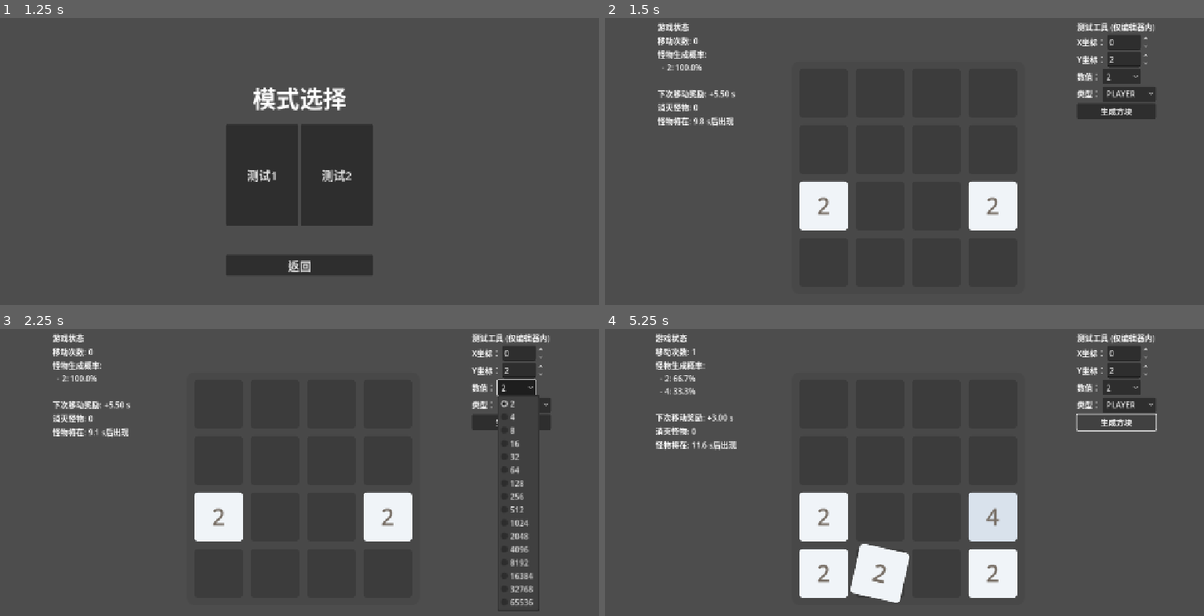
Above: before the commit, frames 1-4 (two rows, left to right).
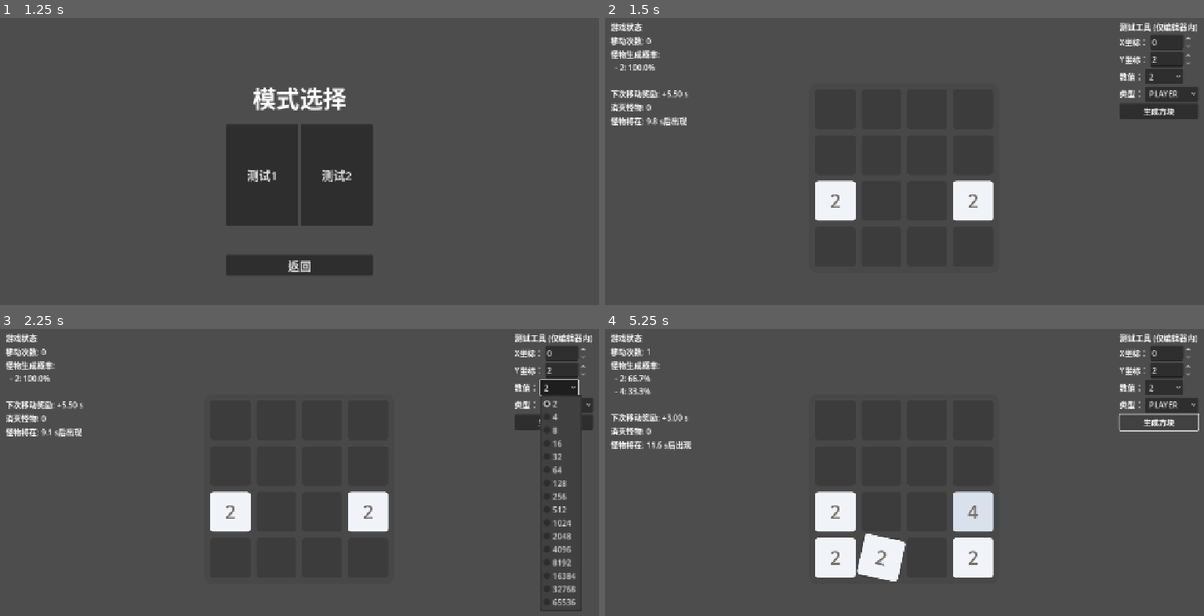
Above: after the commit, the same moments.

Repository: C76GN/2048-all-in-one
Game: Godot game, scene res://scenes/main_menu.tscn
The game is run twice, just before and just after one commit, with the same random seed, the same clock (stepped at 60 frames per second) and the same inputs.
Inputs:
- Up to frame 1 (1.25 s): click "开始游戏" at 0.5 s
- Up to frame 2 (1.5 s): click "测试1" at 1.25 s
- Up to frame 3 (2.25 s): click "2" at 2 s
- Up to frame 4 (5.25 s): click "PLAYER" at 2.75 s; click "生成方块" at 3.5 s; tap Enter at 4.25 s; hold D (move_right) 4.28-5.03 s; tap Space at 5 s; hold S (move_down) from 5.03 s (still down)

Frame 1 is identical in both runs. In frame 2, 8.3% of the frame differs, in the area x 1-99%, y 1-75%; in frame 3, 9.3%; in frame 4, 12%, in the area x 1-100%, y 1-96%.

Commit message:
Improve UI scaling and layout for game board and menus
Refactored game_board.gd to dynamically scale and center the board based on container size, ensuring proper layout on window resize. Updated HUD, test_mode_1, game_over_menu, and pause_menu scenes for better anchoring, sizing, and button appearance. Pause menu confirmation dialog is now unresizable and borderless for improved UX.

Diff:
--- a/scenes/HUD.tscn
+++ b/scenes/HUD.tscn
@@ -3,7 +3,12 @@
 [ext_resource type="Script" uid="uid://c3xlbn570oc40" path="res://scripts/ui/hud.gd" id="1_qpvh6"]
 
 [node name="VBoxContainer" type="VBoxContainer"]
-size_flags_horizontal = 4
+anchors_preset = 15
+anchor_right = 1.0
+anchor_bottom = 1.0
+grow_horizontal = 2
+grow_vertical = 2
+size_flags_horizontal = 3
 size_flags_vertical = 3
 script = ExtResource("1_qpvh6")
 
--- a/scenes/modes/test_mode_1.tscn
+++ b/scenes/modes/test_mode_1.tscn
@@ -48,35 +48,33 @@
 unique_name_in_owner = true
 layout_mode = 2
 
-[node name="BoardHolder" type="CenterContainer" parent="MarginContainer/MainLayoutContainer"]
-layout_mode = 2
-size_flags_horizontal = 4
-size_flags_vertical = 6
-
-[node name="GameBoard" type="Control" parent="MarginContainer/MainLayoutContainer/BoardHolder"]
+[node name="GameBoard" type="Control" parent="MarginContainer/MainLayoutContainer"]
 unique_name_in_owner = true
 layout_mode = 2
+size_flags_horizontal = 3
 script = ExtResource("3_winr3")
 
-[node name="BoardBackground" type="Panel" parent="MarginContainer/MainLayoutContainer/BoardHolder/GameBoard"]
+[node name="BoardBackground" type="Panel" parent="MarginContainer/MainLayoutContainer/GameBoard"]
 layout_mode = 1
-anchors_preset = 15
-anchor_right = 1.0
-anchor_bottom = 1.0
-grow_horizontal = 2
-grow_vertical = 2
 theme_override_styles/panel = SubResource("StyleBoxFlat_0wfyh")
 
-[node name="BoardContainer" type="Node2D" parent="MarginContainer/MainLayoutContainer/BoardHolder/GameBoard"]
+[node name="BoardContainer" type="Node2D" parent="MarginContainer/MainLayoutContainer/GameBoard"]
 
 [node name="RightPanel" type="Control" parent="MarginContainer/MainLayoutContainer"]
+custom_minimum_size = Vector2(350, 0)
 layout_mode = 2
 size_flags_horizontal = 3
 
 [node name="TestPanel" parent="MarginContainer/MainLayoutContainer/RightPanel" instance=ExtResource("4_8gwm2")]
 unique_name_in_owner = true
 layout_mode = 1
+anchors_preset = 1
+anchor_left = 1.0
+anchor_right = 1.0
+offset_left = -161.0
+offset_right = 0.0
 offset_bottom = 190.0
+grow_horizontal = 0
 
 [node name="GameOverMenu" parent="." instance=ExtResource("5_winr3")]
 layout_mode = 1
--- a/scenes/ui/game_over_menu.tscn
+++ b/scenes/ui/game_over_menu.tscn
@@ -20,7 +20,7 @@
 anchor_bottom = 1.0
 grow_horizontal = 2
 grow_vertical = 2
-color = Color(0, 0, 0, 0.5882353)
+color = Color(0.15, 0.15, 0.15, 0.8)
 
 [node name="CenterContainer" type="CenterContainer" parent="CanvasLayer"]
 anchors_preset = 15
@@ -34,13 +34,16 @@
 theme_override_constants/separation = 20
 
 [node name="RestartButton" type="Button" parent="CanvasLayer/CenterContainer/VBoxContainer"]
+custom_minimum_size = Vector2(250, 60)
 layout_mode = 2
 text = "重来"
 
 [node name="SettingsButton" type="Button" parent="CanvasLayer/CenterContainer/VBoxContainer"]
+custom_minimum_size = Vector2(250, 60)
 layout_mode = 2
 text = "设置 (待实现)"
 
 [node name="MainMenuButton" type="Button" parent="CanvasLayer/CenterContainer/VBoxContainer"]
+custom_minimum_size = Vector2(250, 60)
 layout_mode = 2
 text = "返回主界面"
--- a/scenes/ui/pause_menu.tscn
+++ b/scenes/ui/pause_menu.tscn
@@ -20,7 +20,7 @@
 anchor_bottom = 1.0
 grow_horizontal = 2
 grow_vertical = 2
-color = Color(0, 0, 0, 0.5882353)
+color = Color(0.15, 0.15, 0.15, 0.8)
 
 [node name="CenterContainer" type="CenterContainer" parent="CanvasLayer"]
 anchors_preset = 15
@@ -34,27 +34,34 @@
 theme_override_constants/separation = 20
 
 [node name="ContinueButton" type="Button" parent="CanvasLayer/CenterContainer/VBoxContainer"]
+custom_minimum_size = Vector2(250, 60)
 layout_mode = 2
 text = "继续游戏"
 
 [node name="RestartButton" type="Button" parent="CanvasLayer/CenterContainer/VBoxContainer"]
+custom_minimum_size = Vector2(250, 60)
 layout_mode = 2
 text = "重新开始"
 
 [node name="SaveButton" type="Button" parent="CanvasLayer/CenterContainer/VBoxContainer"]
+custom_minimum_size = Vector2(250, 60)
 layout_mode = 2
 text = "保存游戏 (待实现)"
 
 [node name="SettingsButton" type="Button" parent="CanvasLayer/CenterContainer/VBoxContainer"]
+custom_minimum_size = Vector2(250, 60)
 layout_mode = 2
 text = "设置 (待实现)"
 
 [node name="MainMenuButton" type="Button" parent="CanvasLayer/CenterContainer/VBoxContainer"]
+custom_minimum_size = Vector2(250, 60)
 layout_mode = 2
 text = "返回主界面"
 
 [node name="RestartConfirmDialog" type="ConfirmationDialog" parent="CanvasLayer"]
 title = "确认"
+unresizable = true
+borderless = true
 ok_button_text = "确定"
 dialog_text = "此操作将丢失当前游戏进度，确定要重新开始吗"
 cancel_button_text = "取消"
--- a/scripts/game_board.gd
+++ b/scripts/game_board.gd
@@ -33,33 +33,25 @@
 
 # 二维数组，用于存储棋盘上所有方块节点的引用。'null'代表空格。
 var grid = []
+# 防止在窗口大小改变时重复初始化棋盘。
+var is_initialized: bool = false
 
 # --- 节点引用 ---
 
+# 棋盘背景，用于整体缩放和定位。
+@onready var board_background: Panel = $BoardBackground
 # 棋盘容器，所有方块节点的父节点，方便统一管理和定位。
 @onready var board_container: Node2D = $BoardContainer
 
 ## Godot生命周期函数：当节点进入场景树时调用。
 func _ready() -> void:
-	# 初始化网格数据结构，创建一个空的二维数组。
+	# 初始化网格数据结构。
 	_initialize_grid()
 
-	# --- 动态计算并设置棋盘尺寸 ---
-	# 计算棋盘内容区域（所有格子+间距）的总边长。
-	var grid_area_side_length = GRID_SIZE * CELL_SIZE + (GRID_SIZE - 1) * SPACING
-	# 计算包含内边距的棋盘背景总边长。
-	var board_background_side_length = grid_area_side_length + BOARD_PADDING * 2
-	# 设置当前Control节点的最小尺寸，使其能完全容纳棋盘背景。
-	self.custom_minimum_size = Vector2(board_background_side_length, board_background_side_length)
-	# 将方块容器向内偏移，为棋盘背景留出边距。
-	board_container.position = Vector2(BOARD_PADDING, BOARD_PADDING)
-
-	# 绘制棋盘的静态背景单元格。
-	_draw_board()
-
-	# 游戏开始时，在棋盘上生成两个初始的玩家方块。
-	spawn_tile()
-	spawn_tile()
+	# 连接 resized 信号，当本控件尺寸变化时更新内部布局。
+	resized.connect(_update_board_layout)
+	# 推迟一帧调用，以确保父容器已经完成了初始布局，赋予了本控件正确的尺寸。
+	call_deferred("_update_board_layout")
 
 # --- 公共接口 ---
 # 这些函数由外部节点（如游戏模式主脚本）调用，以控制游戏流程。
@@ -199,7 +191,40 @@
 	new_tile.animate_spawn()
 
 # --- 内部核心逻辑 ---
-# 这些函数是棋盘功能的具体实现，由公共接口或其他内部函数调用。
+
+## 当GameBoard控件尺寸改变时，重新计算所有内部元素的位置和缩放。
+func _update_board_layout() -> void:
+	# 计算棋盘内容的逻辑尺寸（无缩放时的理想尺寸）。
+	var grid_area_side = GRID_SIZE * CELL_SIZE + (GRID_SIZE - 1) * SPACING
+	var logical_board_side = grid_area_side + BOARD_PADDING * 2
+
+	# 获取当前控件的可用尺寸。
+	var current_size = self.size
+	if current_size.x == 0 or current_size.y == 0:
+		return # 尺寸尚未确定，避免除以零。
+
+	# 计算缩放比例，确保棋盘能等比缩放并完整显示。
+	var scale_ratio = min(current_size.x / logical_board_side, current_size.y / logical_board_side)
+
+	# 计算缩放后的尺寸和居中所需的偏移量。
+	var scaled_size = Vector2(logical_board_side, logical_board_side) * scale_ratio
+	var offset = (current_size - scaled_size) / 2.0
+
+	# 应用变换到背景Panel。
+	board_background.position = offset
+	board_background.size = scaled_size # 直接设置缩放后的尺寸
+
+	# 应用变换到方块容器Node2D。
+	board_container.position = offset + Vector2(BOARD_PADDING, BOARD_PADDING) * scale_ratio
+	board_container.scale = Vector2(scale_ratio, scale_ratio)
+
+	# 如果是第一次布局，则绘制背景格子并生成初始方块。
+	if not is_initialized:
+		_draw_board_cells()
+		spawn_tile()
+		spawn_tile()
+		is_initialized = true
+
 
 ## 遍历网格，返回所有玩家方块节点的数组。
 ##
@@ -234,7 +259,7 @@
 		grid[x].fill(null)
 
 ## 绘制棋盘的灰色背景单元格，作为视觉基础。
-func _draw_board():
+func _draw_board_cells():
 	for x in GRID_SIZE:
 		for y in GRID_SIZE:
 			var cell_bg = Panel.new()
@@ -247,8 +272,8 @@
 			cell_bg.add_theme_stylebox_override("panel", stylebox)
 
 			cell_bg.size = Vector2(CELL_SIZE, CELL_SIZE)
-			# 使用 _grid_to_pixel_top_left 计算每个背景格子的左上角坐标。
-			cell_bg.position = _grid_to_pixel_top_left(Vector2i(x, y))
+			# 计算每个背景格子在board_container内的局部坐标。
+			cell_bg.position = Vector2(x * (CELL_SIZE + SPACING), y * (CELL_SIZE + SPACING))
 			board_container.add_child(cell_bg)
 
 ## 遍历整个网格，返回所有空格子坐标的数组。
@@ -274,10 +299,10 @@
 		var line = []
 		for j in GRID_SIZE:
 			match direction:
-				Vector2i.LEFT:  line.append(grid[j][i])
+				Vector2i.LEFT: line.append(grid[j][i])
 				Vector2i.RIGHT: line.append(grid[GRID_SIZE - 1 - j][i])
-				Vector2i.UP:    line.append(grid[i][j])
-				Vector2i.DOWN:  line.append(grid[i][GRID_SIZE - 1 - j])
+				Vector2i.UP: line.append(grid[i][j])
+				Vector2i.DOWN: line.append(grid[i][GRID_SIZE - 1 - j])
 		rotated_grid[i] = line
 	return rotated_grid
 
@@ -294,10 +319,10 @@
 	for i in GRID_SIZE:
 		for j in GRID_SIZE:
 			match direction:
-				Vector2i.LEFT:  new_grid[j][i] = rotated_grid[i][j]
+				Vector2i.LEFT: new_grid[j][i] = rotated_grid[i][j]
 				Vector2i.RIGHT: new_grid[GRID_SIZE - 1 - j][i] = rotated_grid[i][j]
-				Vector2i.UP:    new_grid[i][j] = rotated_grid[i][j]
-				Vector2i.DOWN:  new_grid[i][GRID_SIZE - 1 - j] = rotated_grid[i][j]
+				Vector2i.UP: new_grid[i][j] = rotated_grid[i][j]
+				Vector2i.DOWN: new_grid[i][GRID_SIZE - 1 - j] = rotated_grid[i][j]
 	return new_grid
 
 ## 处理单行（或列）的移动、合并与战斗逻辑。这是整个游戏的核心算法。
@@ -326,7 +351,7 @@
 					next_tile.setup(current_tile.value * 2, current_tile.type)
 					merged_line.append(next_tile)
 					current_tile.queue_free() # 销毁被合并的方块。
-					i += 2; continue          # 跳过两个已处理的方块。
+					i += 2; continue # 跳过两个已处理的方块。
 
 			# 情况B: 两个方块类型不同（玩家 vs 怪物），触发战斗。
 			else:
@@ -388,19 +413,12 @@
 					active_tweens.append(move_tween)
 	return active_tweens
 
-## 将网格坐标转换为屏幕像素坐标（返回格子左上角）。
+## 将网格坐标转换为 board_container 内的局部像素坐标（返回格子中心点）。
 ##
 ## @param grid_pos: 网格坐标 (Vector2i)。
-## @return: 对应的屏幕左上角像素坐标 (Vector2)。
-func _grid_to_pixel_top_left(grid_pos: Vector2i) -> Vector2:
-	return Vector2(grid_pos.x * (CELL_SIZE + SPACING), grid_pos.y * (CELL_SIZE + SPACING))
-
-## 将网格坐标转换为屏幕像素坐标（返回格子中心点）。
-##
-## @param grid_pos: 网格坐标 (Vector2i)。
-## @return: 对应的屏幕中心点像素坐标 (Vector2)。
+## @return: 对应的局部中心点像素坐标 (Vector2)。
 func _grid_to_pixel_center(grid_pos: Vector2i) -> Vector2:
-	var top_left_pos = _grid_to_pixel_top_left(grid_pos)
+	var top_left_pos = Vector2(grid_pos.x * (CELL_SIZE + SPACING), grid_pos.y * (CELL_SIZE + SPACING))
 	return top_left_pos + Vector2(CELL_SIZE / 2.0, CELL_SIZE / 2.0)
 
 ## 检查游戏是否结束。
--- a/scripts/ui/pause_menu.gd
+++ b/scripts/ui/pause_menu.gd
@@ -32,6 +32,7 @@
 	restart_button.pressed.connect(_on_restart_button_pressed)
 	main_menu_button.pressed.connect(_on_main_menu_button_pressed)
 
+	restart_confirm_dialog.set_flag(Window.FLAG_POPUP_WM_HINT, true)
 	# 连接确认对话框的信号
 	restart_confirm_dialog.confirmed.connect(_on_restart_confirm_dialog_confirmed)
 
